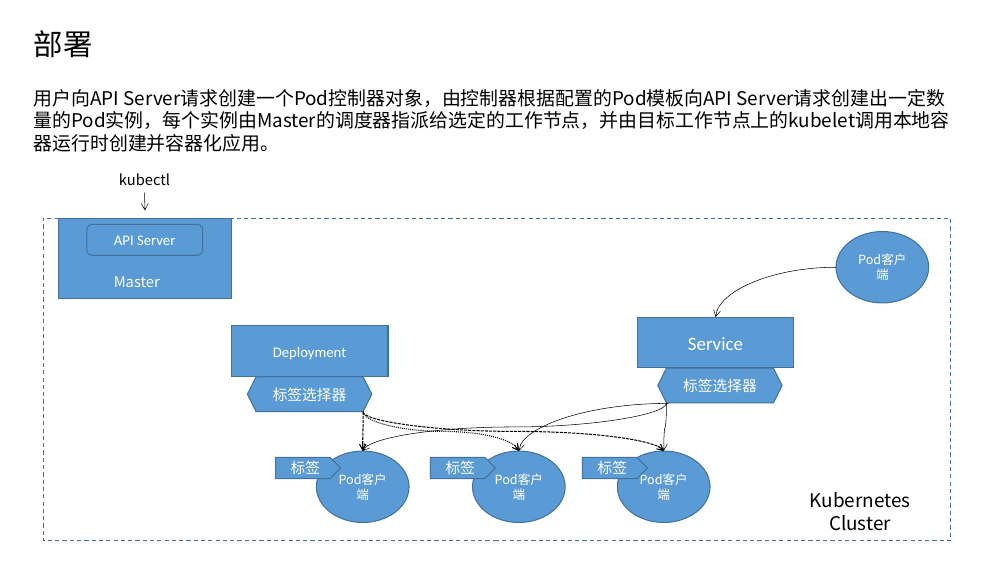
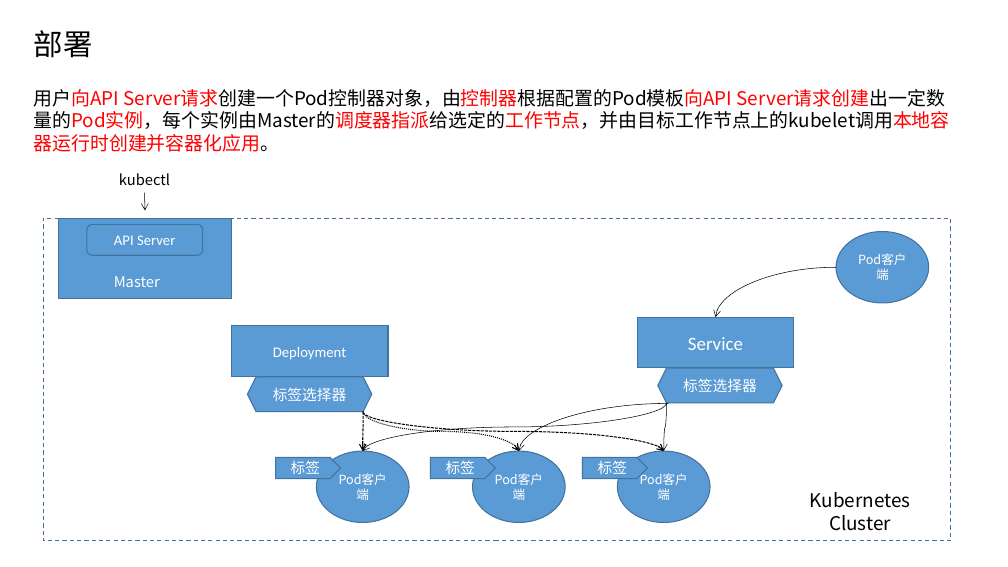
Before and after one commit to Unknown-FullStackMan/KubernetesTechnologyExchange, a slide deck: slide 15 of Kubernetes基础/Kubernetes技术交流.pptx (slide 14 before the commit). Drawn at 1008x567 pixels with LibreOffice and Linux fonts; fonts in the diff are those of the drawing. Boxes give left, top, right and bottom in pixels: in the first picture for what was removed or moved away, otherwise in the second. Text is boxed around its words. In the diff, an @@ line names an element or a change of style, - is before the commit and + after.

```diff
--- a/Kubernetes基础/Kubernetes技术交流.pptx
+++ b/Kubernetes基础/Kubernetes技术交流.pptx
@@ text "用户向API Server请求创建一个Pod控制器对象，由控制器根据配置的Pod模板向API Server请求创建出一定 ..." at [34, 89, 950, 152]: text colour #000000 to #FF0000 in "用户向API Server请求创建一个Pod控制器对象，由控制器根据配置的Pod模板向API Server请求创建出一定 ..." @@
```
Also in this commit, not shown: 1 other slide changed.
